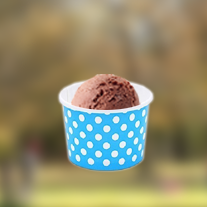
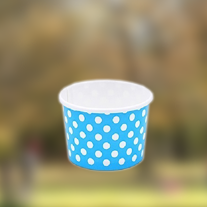
Two versions of the same layered image (207 x 207). Layer-by-layer changes:
hid "UnaBola copy" over [71, 74, 141, 110]
